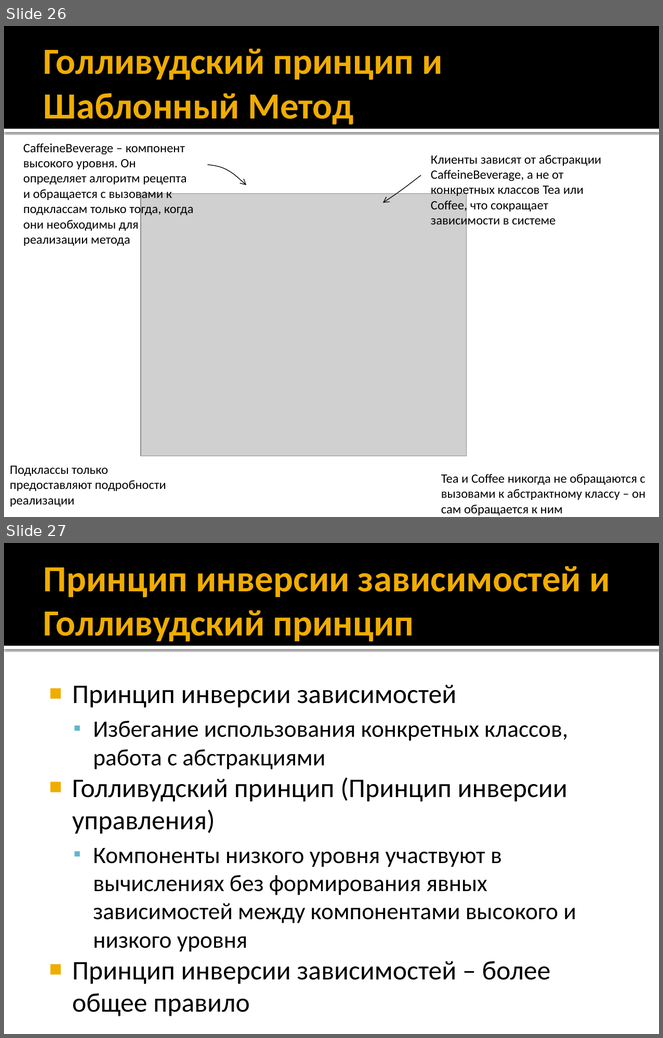
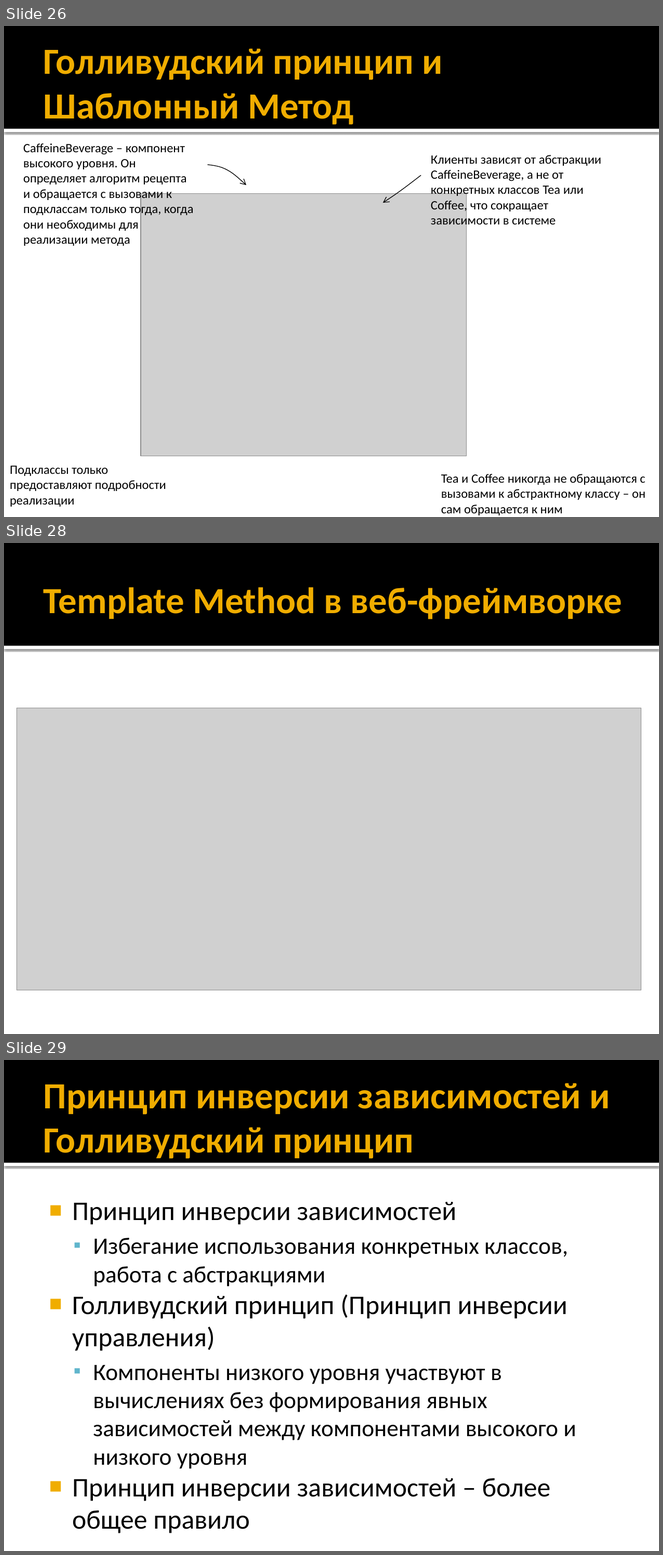
Before and after one commit to alexey-malov/ood, a slide deck: lectures/08.template-method/template-method.pptx. Shown one above the other, each under a label of ours: slides 26 and 27 before the commit, slides 26, 28 and 29 after it; the slides between them are not shown. The pictures are 663x1038 and 663x1555 pixels, drawn with LibreOffice and Linux fonts; fonts in the diff are those of the drawing; grey boxes stand for pictures. Boxes give left, top, right and bottom in pixels: in the first picture for what was removed or moved away, otherwise in the second. Text is boxed around its words. In the diff, an @@ line names an element or a change of style, - is before the commit and + after.

```diff
--- a/lectures/08.template-method/template-method.pptx
+++ b/lectures/08.template-method/template-method.pptx
@@ slide 28 added at (4, 543, 659, 1034), background #FFFFFF; not listed: 2 template elements that a slide beside it also shows @@
@@ title added at (44, 587, 623, 619), 40.5 pt, text #F0AD00, bold @@
+Template Method в веб-фреймворке
@@ picture added at (17, 708, 642, 991) @@
@@ what was slide 27 is now slide 29 @@
```
Also in this commit, not shown: 1 other slide added, 1 other file.
